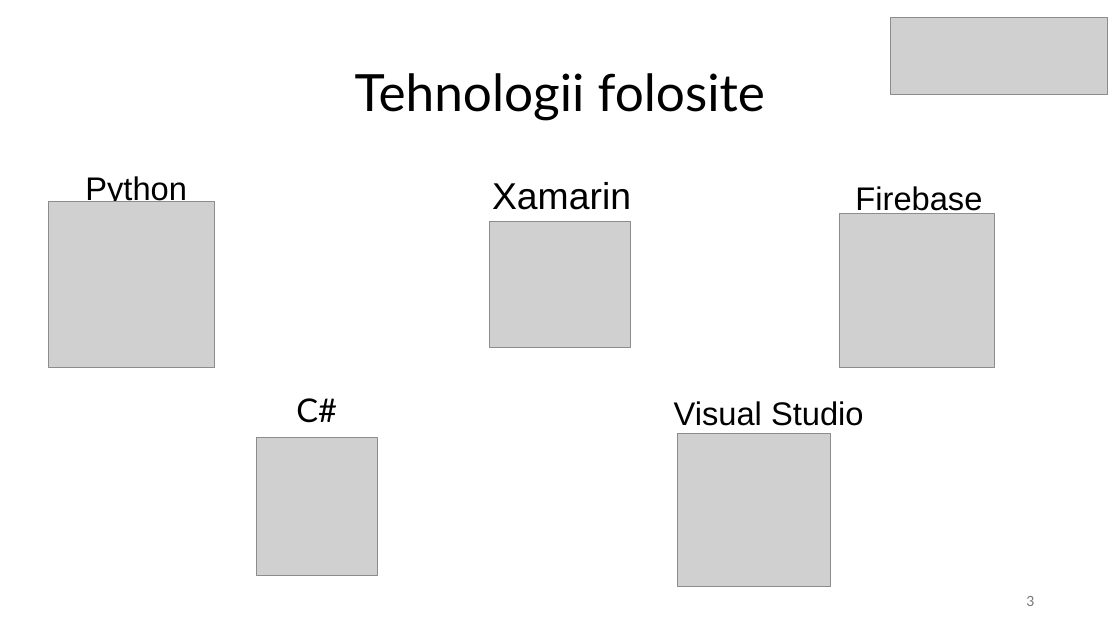
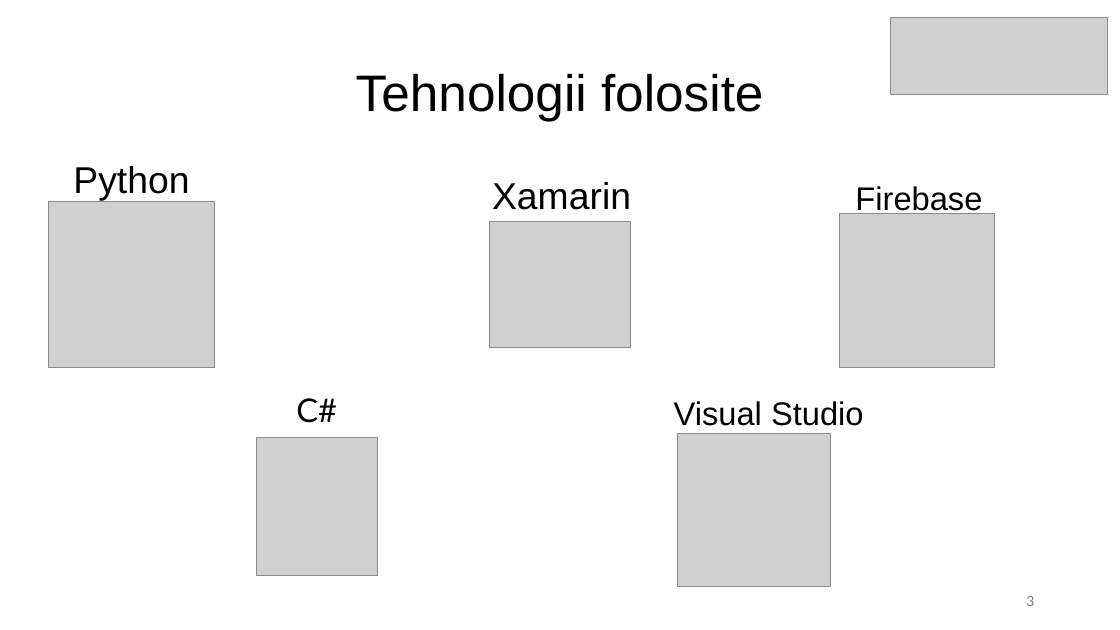
Before and after one commit to Patey0911/Licenta, a slide deck: slide 3 of Mihaly_Bogdan-Matei.pptx. Drawn at 1120x630 pixels with LibreOffice and Linux fonts; fonts in the diff are those of the drawing; grey boxes stand for pictures. Boxes give left, top, right and bottom in pixels: in the first picture for what was removed or moved away, otherwise in the second. Text is boxed around its words. In the diff, an @@ line names an element or a change of style, - is before the commit and + after.

```diff
--- a/Mihaly_Bogdan-Matei.pptx
+++ b/Mihaly_Bogdan-Matei.pptx
@@ title "Tehnologii folosite" at (356,73,763,121): font Lato to Arial @@
@@ text "Python": place and size @@
-text "Python" at (85,176,187,206)
+text "Python" at (73,166,189,200)
@@ text "Python" at (73,166,189,200): size 28 to 32 pt; line spacing 0.9 to 1; less space between paragraphs @@
```
Also in this commit, not shown: 7 other slides changed, 1 slide added, 4 other files.
